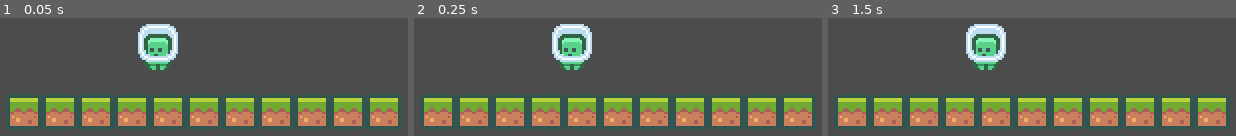
Above: before the commit, frames 1-3 (left to right).
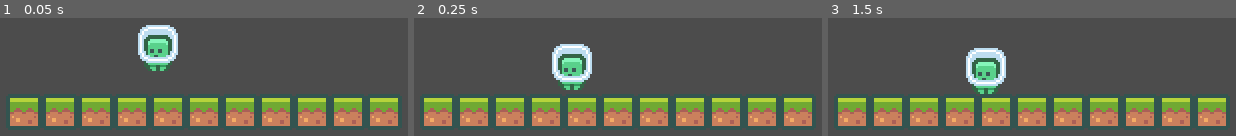
Above: after the commit, the same moments.

Repository: RobertLynJA/Godot2DPlatformer
Game: Godot game, scene res://scenes/Main.tscn
The game is run twice, just before and just after one commit, with the same random seed, the same clock (stepped at 60 frames per second) and the same inputs.
Inputs:
- Up to frame 1 (0.05 s): no input
- Up to frame 2 (0.25 s): no input
- Up to frame 3 (1.5 s): tap Enter at 1.25 s

The runs differ from the first frame. In frame 1, 0.8% of the frame differs, in the area x 33-44%, y 5-45%; in frame 2, 4.5%; in frame 3, 4.8%, in the area x 33-44%, y 5-65%.

Commit message:
Add player collider and gravity

Diff:
--- a/scenes/Main.tscn
+++ b/scenes/Main.tscn
@@ -1,7 +1,11 @@
-[gd_scene load_steps=3 format=2]
+[gd_scene load_steps=5 format=2]
 
 [ext_resource path="res://resources/tileset.tres" type="TileSet" id=1]
 [ext_resource path="res://assets/player/character_0000.png" type="Texture" id=2]
+[ext_resource path="res://scenes/Player.gd" type="Script" id=3]
+
+[sub_resource type="RectangleShape2D" id=1]
+extents = Vector2( 5, 8 )
 
 [node name="Node" type="Node"]
 
@@ -13,9 +17,14 @@
 
 [node name="Player" type="KinematicBody2D" parent="."]
 position = Vector2( -14, 12 )
+script = ExtResource( 3 )
 
 [node name="Sprite" type="Sprite" parent="Player"]
 texture = ExtResource( 2 )
 
+[node name="CollisionShape2D" type="CollisionShape2D" parent="Player"]
+position = Vector2( 0, 4 )
+shape = SubResource( 1 )
+
 [node name="Camera2D" type="Camera2D" parent="."]
 current = true
--- /dev/null
+++ b/scenes/Player.gd
@@ -0,0 +1,13 @@
+extends KinematicBody2D
+
+var gravity = 300
+var velocity = Vector2.ZERO
+
+func _ready():
+	pass # Replace with function body.
+
+# Called every frame. 'delta' is the elapsed time since the previous frame.
+func _process(delta):
+	velocity.y += gravity * delta;
+
+	velocity = move_and_slide(velocity)
